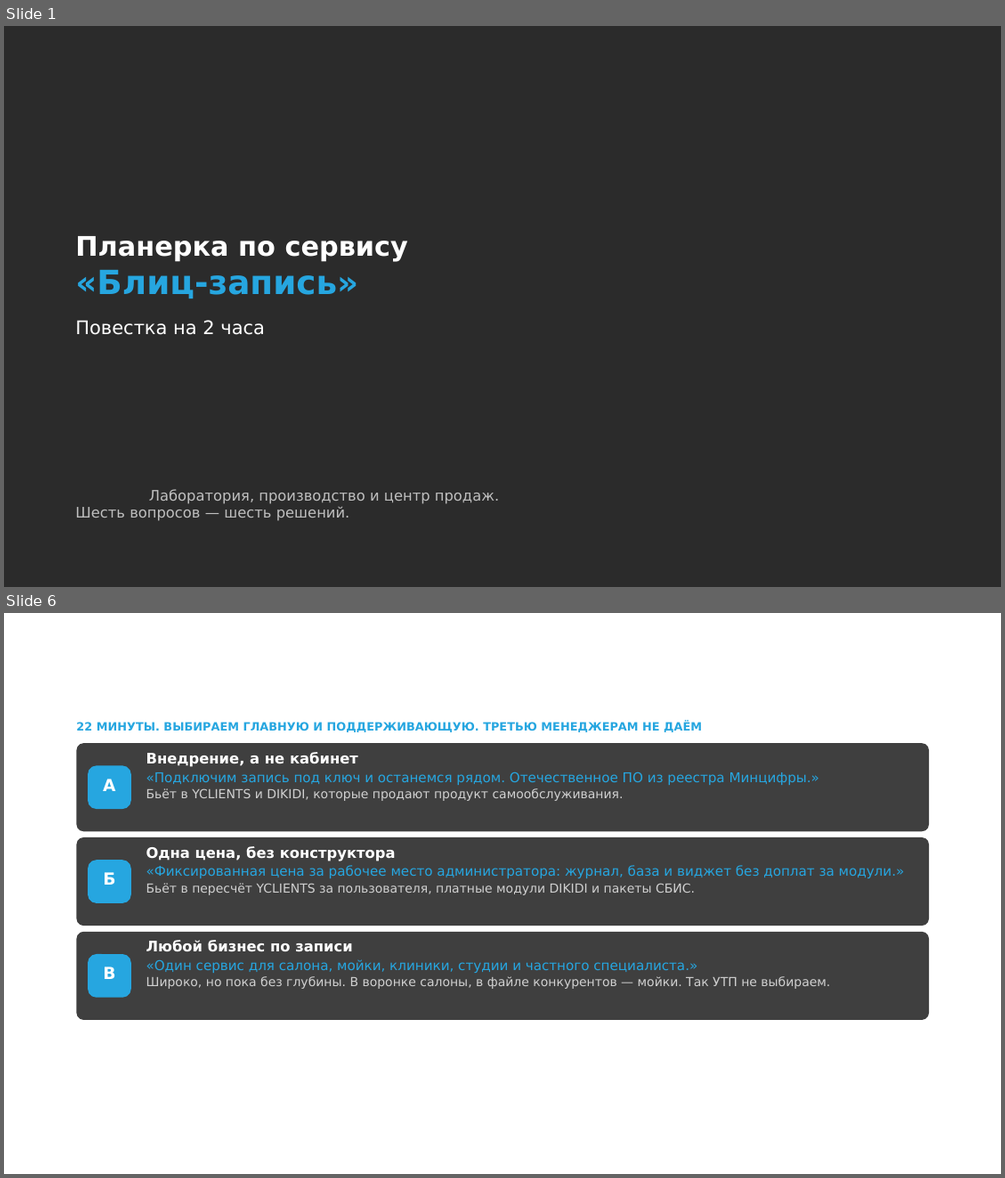
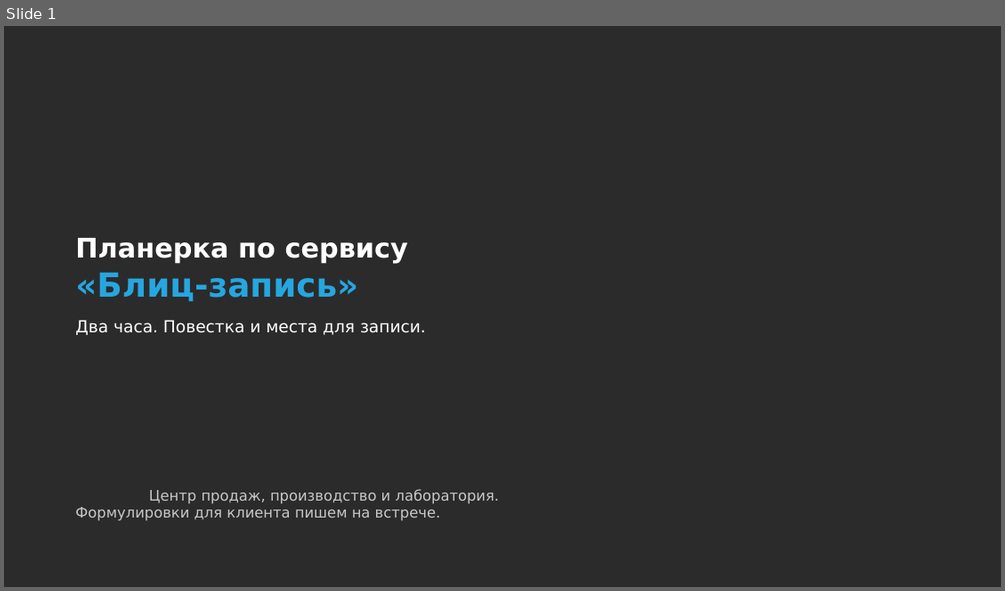
Before and after one commit to daaanilNikonov/for-lisa, a slide deck: presentation/Планерка_Блиц-запись_повестка.pptx. Shown one above the other, each under a label of ours: slides 1 and 6 before the commit, slide 1 after it; the slides between them are not shown. The pictures are 1005x1178 and 1005x591 pixels, drawn with LibreOffice and Linux fonts; fonts in the diff are those of the drawing; background and template pictures are left out; a plain dark background stands for a picture behind light text. Boxes give left, top, right and bottom in pixels: in the first picture for what was removed or moved away, otherwise in the second. Text is boxed around its words. In the diff, an @@ line names an element or a change of style, - is before the commit and + after.

```diff
--- a/presentation/Планерка_Блиц-запись_повестка.pptx
+++ b/presentation/Планерка_Блиц-запись_повестка.pptx
@@ slide 6 removed at [4,613,1001,1174], background picture (left out) @@
@@ title removed at [77,649,927,730] @@
-1. УТП: одна главная фраза
@@ text removed at [76,721,702,732] @@
-22 МИНУТЫ. ВЫБИРАЕМ ГЛАВНУЮ И ПОДДЕРЖИВАЮЩУЮ. ТРЕТЬЮ МЕНЕДЖЕРАМ НЕ ДАЁМ
@@ rounded rectangle removed at [77,743,929,831] @@
@@ rounded rectangle removed at [88,765,131,809] @@
@@ text removed at [146,752,819,801] @@
-Внедрение, а не кабинет
-«Подключим запись под ключ и останемся рядом. Отечественное ПО из реестра Минцифры.»
-Бьёт в YCLIENTS и DIKIDI, которые продают продукт самообслуживания.
@@ text removed at [103,779,115,791] @@
-А
@@ rounded rectangle removed at [77,837,929,925] @@
@@ text removed at [146,846,905,895] @@
-Одна цена, без конструктора
-«Фиксированная цена за рабочее место администратора: журнал, база и виджет без доплат за модули.»
-Бьёт в пересчёт YCLIENTS за пользователя, платные модули DIKIDI и пакеты СБИС.
@@ rounded rectangle removed at [88,860,131,903] @@
@@ text removed at [103,872,115,884] @@
-Б
@@ rounded rectangle removed at [77,932,929,1020] @@
@@ rounded rectangle removed at [88,954,131,997] @@
@@ text removed at [146,940,830,989] @@
-Любой бизнес по записи
-«Один сервис для салона, мойки, клиники, студии и частного специалиста.»
-Широко, но пока без глубины. В воронке салоны, в файле конкурентов — мойки. Так УТП не выбираем.
@@ text removed at [103,966,115,979] @@
-В
@@ slide 1 changed as well @@
@@ title at [75,320,426,335]: text changed; size 18 to 16 pt @@
-Повестка на 2 часа
+Два часа. Повестка и места для записи.
@@ subtitle at [75,489,500,521]: text changed; text colour #BFBFBF to #C8C8C8 @@
-Лаборатория, производство и центр продаж.
-Шесть вопросов — шесть решений.
+Центр продаж, производство и лаборатория.
+Формулировки для клиента пишем на встрече.
```
Also in this commit, not shown: 2 other slides changed, 14 slides added, 13 other slides removed, 1 other file.
